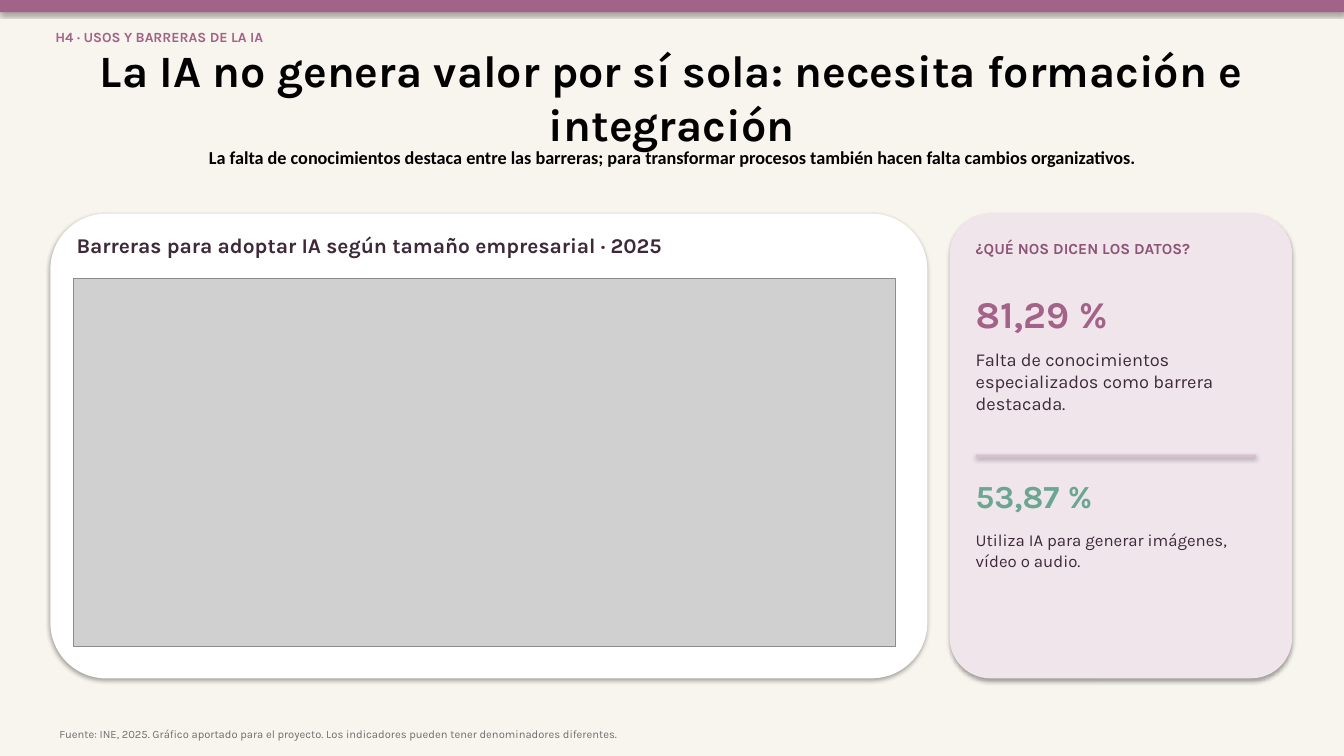
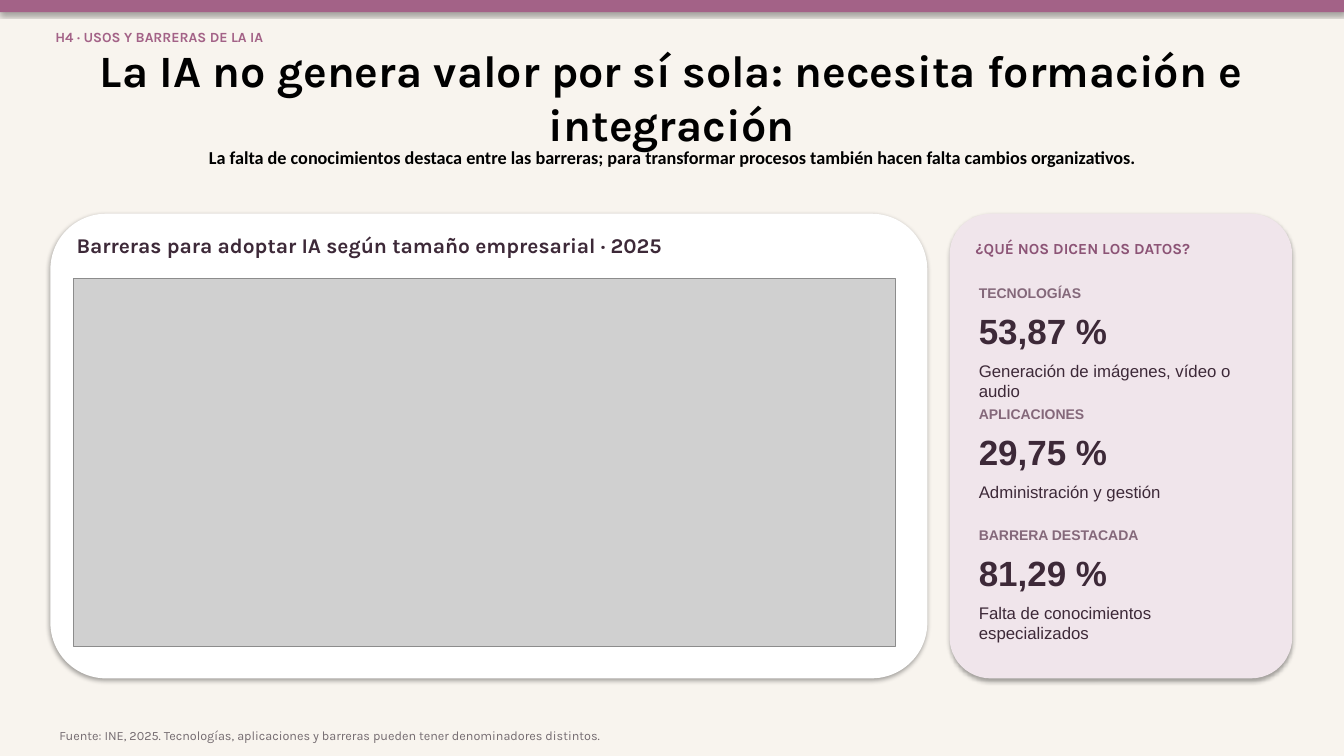
Before and after one commit to sarave-coder/EDA_IA_PRODUCTIVIDAD_ESPANA, a slide deck: slide 11 of presentacion/Presentacion.pptx. Drawn at 1344x756 pixels with LibreOffice and Linux fonts; fonts in the diff are those of the drawing; grey boxes stand for pictures. Boxes give left, top, right and bottom in pixels: in the first picture for what was removed or moved away, otherwise in the second. Text is boxed around its words. In the diff, an @@ line names an element or a change of style, - is before the commit and + after.

```diff
--- a/presentacion/Presentacion.pptx
+++ b/presentacion/Presentacion.pptx
@@ text added at (x1=979, y1=287, x2=1081, y2=298), 10 pt, text #84687A, bold @@
+TECNOLOGÍAS
@@ text "53,87 %" moved from (x1=976, y1=487, x2=1060, y2=512) to (x1=979, y1=319, x2=1066, y2=350) @@
@@ text "53,87 %" at (x1=979, y1=319, x2=1066, y2=350): size 23 to 25 pt, font Karla to Arial, text colour #6AA690 to #3D2938 @@
@@ text at (x1=979, y1=364, x2=1230, y2=397): text changed; font Karla to Arial @@
-Utiliza IA para generar imágenes, vídeo o audio.
+Generación de imágenes, vídeo o audio
@@ text added at (x1=979, y1=409, x2=1084, y2=419), 10 pt, text #84687A, bold @@
+APLICACIONES
@@ text added at (x1=979, y1=440, x2=1066, y2=471), 25 pt, text #3D2938, bold @@
+29,75 %
@@ rectangle removed at (x1=976, y1=455, x2=1256, y2=458) @@
@@ text added at (x1=979, y1=485, x2=1160, y2=502), 12 pt, text #3D2938 @@
+Administración y gestión
@@ text added at (x1=979, y1=530, x2=1139, y2=540), 10 pt, text #84687A, bold @@
+BARRERA DESTACADA
@@ text "81,29 %" moved from (x1=976, y1=303, x2=1069, y2=333) to (x1=979, y1=561, x2=1066, y2=592) @@
@@ text "81,29 %" at (x1=979, y1=561, x2=1066, y2=592): size 27 to 25 pt, font Karla to Arial, text colour #A36287 to #3D2938 @@
@@ text at (x1=979, y1=607, x2=1151, y2=643): text changed; size 13 to 12 pt; font Karla to Arial @@
-Falta de conocimientos especializados como barrera destacada.
+Falta de conocimientos especializados
@@ text at (x1=59, y1=730, x2=599, y2=743): text changed; size 8 to 9 pt @@
-Fuente: INE, 2025. Gráfico aportado para el proyecto. Los indicadores pueden tener denominadores diferentes.
+Fuente: INE, 2025. Tecnologías, aplicaciones y barreras pueden tener denominadores distintos.
```
Also in this commit, not shown: 1 slide added, 1 slide removed.
